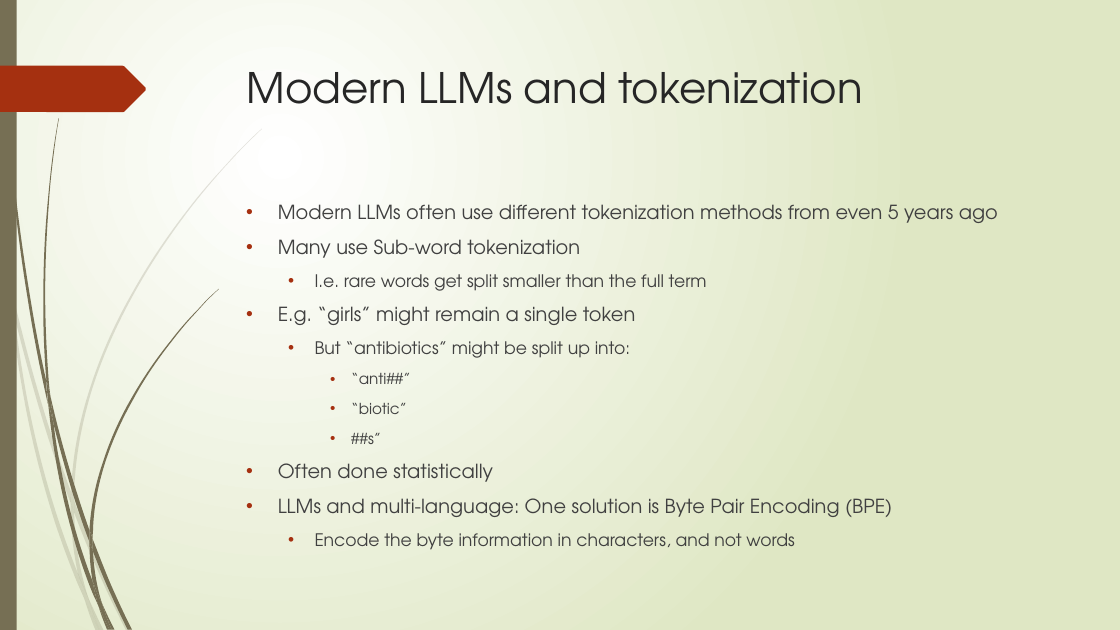
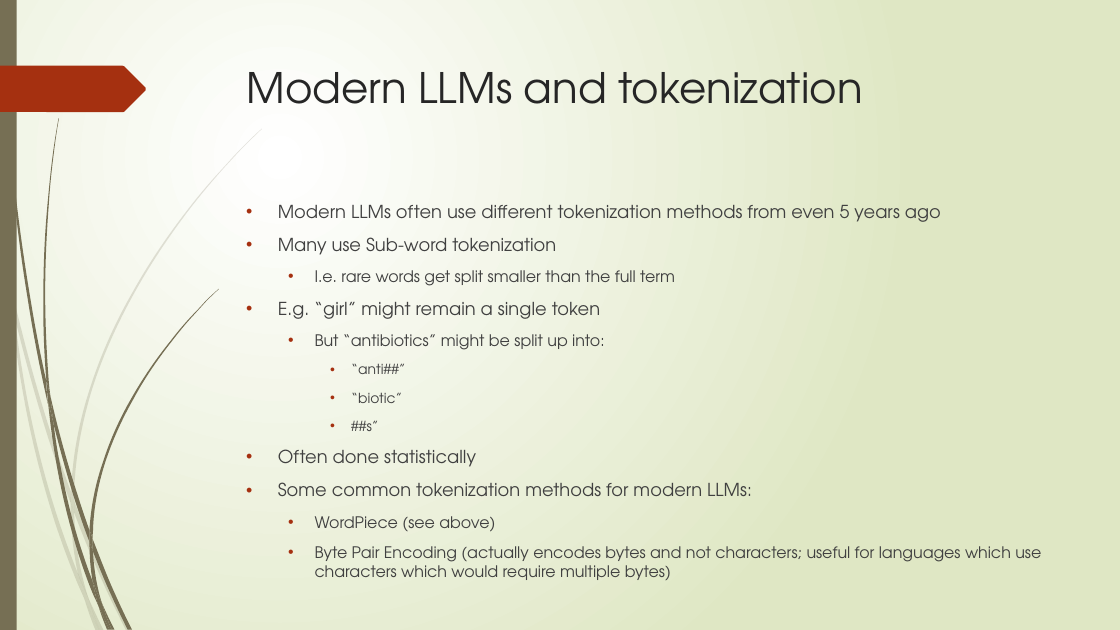
Before and after one commit to abchapman93/DELPHI_Intro_to_NLP_Spring_2024, a slide deck: slide 22 of slides/2024_Delphi_NLP_with_ML_Part_1.pptx. Drawn at 1120x630 pixels with LibreOffice and Linux fonts; fonts in the diff are those of the drawing. Boxes give left, top, right and bottom in pixels: in the first picture for what was removed or moved away, otherwise in the second. Text is boxed around its words. In the diff, an @@ line names an element or a change of style, - is before the commit and + after.

Commit message:
Changes to slides

```diff
--- a/slides/2024_Delphi_NLP_with_ML_Part_1.pptx
+++ b/slides/2024_Delphi_NLP_with_ML_Part_1.pptx
@@ text at bbox=[278, 205, 941, 467]: size 16.6 to 15.3 pt in "Modern LLMs often use different tokenization methods ...", "Many use Sub-word tokenization", "Often done statistically"; size 14.8 to 13.6 pt in "I.e. rare words get split smaller than ...", "But “antibiotics” might be split up into:"; size 12.9 to 11.9 pt in "“anti##”", "“biotic”", "##s”" @@
@@ text at bbox=[278, 302, 600, 319]: text changed; size 16.6 to 15.3 pt @@
-• E.g. “girls” might remain a single token
+• E.g. “girl” might remain a single token
@@ text at bbox=[278, 482, 1041, 580]: text changed; size 16.6 to 13.6 pt @@
-• LLMs and multi-language: One solution is Byte Pair Encoding (BPE)
-  • Encode the byte information in characters, and not words
+• Some common tokenization methods for modern LLMs:
+  • WordPiece (see above)
+  • Byte Pair Encoding (actually encodes bytes and not characters; useful for languages which use characters which would require multiple bytes)
```
Also in this commit, not shown: 5 other slides changed.
